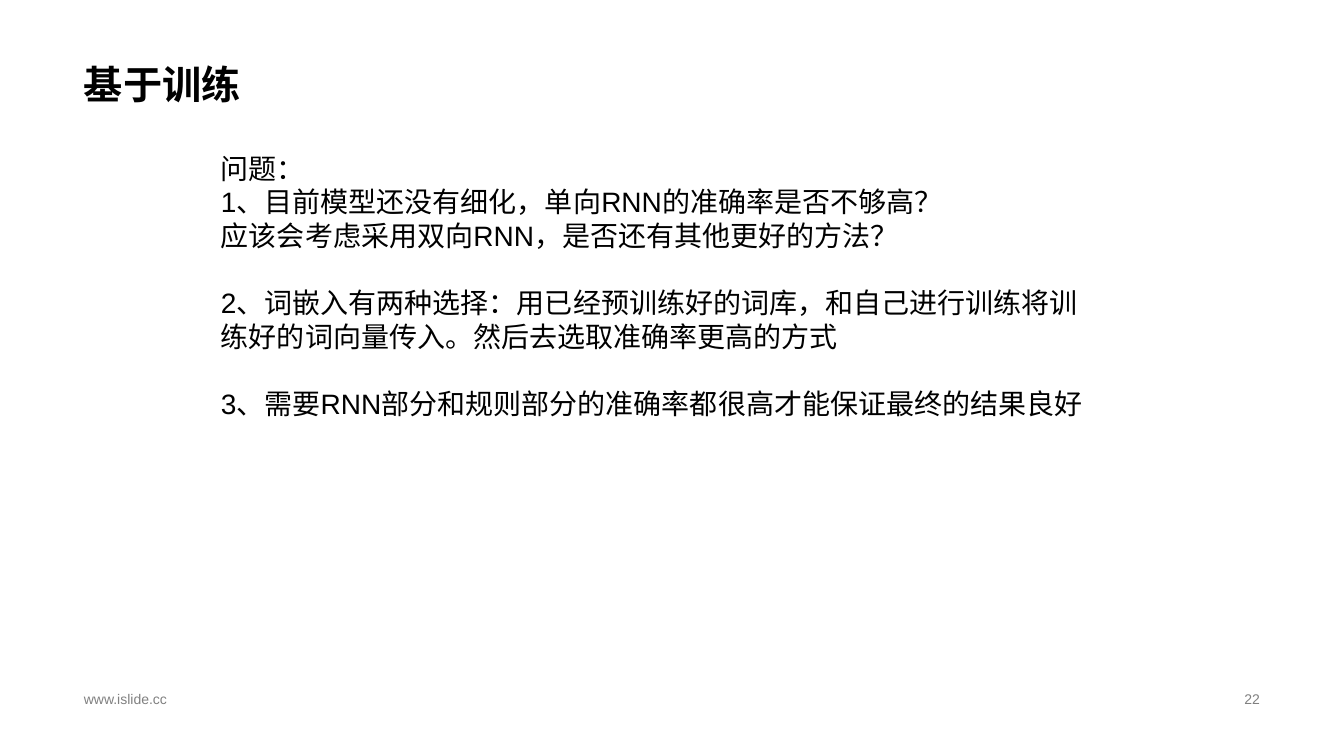
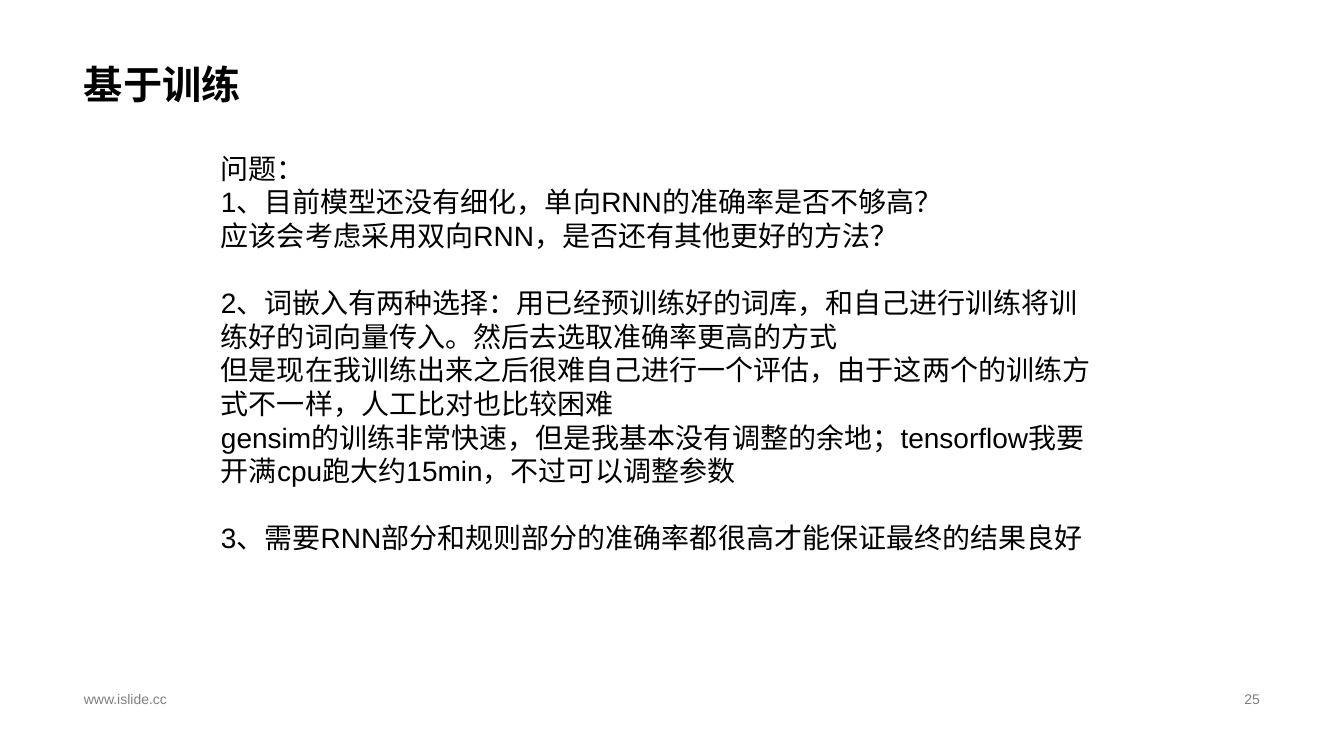
Before and after one commit to Z769018860/AI-final-project, a slide deck: slide 25 of 10_张丽玮.pptx (slide 22 before the commit). Drawn at 1344x756 pixels with LibreOffice and Linux fonts; fonts in the diff are those of the drawing. Boxes give left, top, right and bottom in pixels: in the first picture for what was removed or moved away, otherwise in the second. Text is boxed around its words. In the diff, an @@ line names an element or a change of style, - is before the commit and + after.

```diff
--- a/10_张丽玮.pptx
+++ b/10_张丽玮.pptx
@@ text at [221,356,1090,487]: paragraphs added @@
+但是现在我训练出来之后很难自己进行一个评估，由于这两个的训练方式不一样，人工比对也比较困难
+gensim的训练非常快速，但是我基本没有调整的余地；tensorflow我要开满cpu跑大约15min，不过可以调整参数
@@ page number at [1244,694,1260,704]: text changed @@
-22
+25
```
Also in this commit, not shown: 3 slides added, 16 other files.
